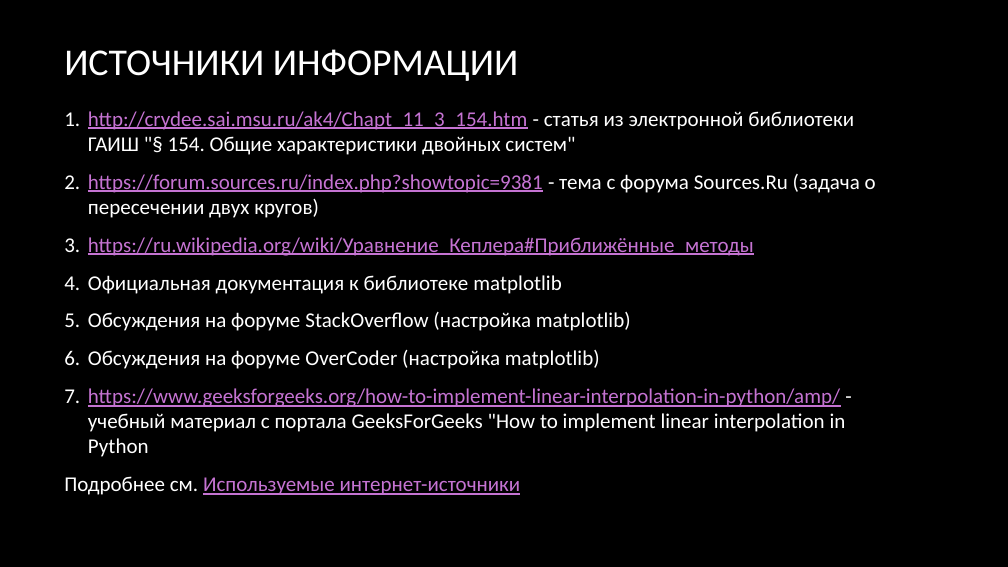
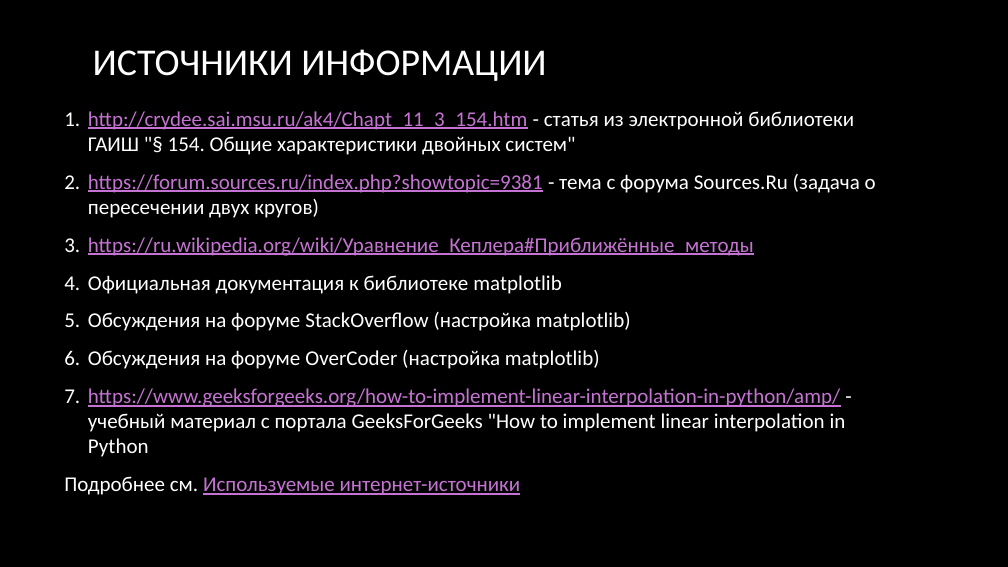
Before and after one commit to wsadqert/scientificProject, a slide deck: slide 14 of src/Компьютерное моделирование кривой блеска затменной звёздной системы.pptx (slide 10 before the commit). Drawn at 1008x567 pixels with LibreOffice and Linux fonts; fonts in the diff are those of the drawing; background and template pictures are left out. Boxes give left, top, right and bottom in pixels: in the first picture for what was removed or moved away, otherwise in the second. Text is boxed around its words. In the diff, an @@ line names an element or a change of style, - is before the commit and + after.

Commit message:
updated presentation

```diff
--- a/src/Компьютерное моделирование кривой блеска затменной звёздной системы.pptx
+++ b/src/Компьютерное моделирование кривой блеска затменной звёздной системы.pptx
@@ title "ИСТОЧНИКИ ИНФОРМАЦИИ": place and size @@
-title "ИСТОЧНИКИ ИНФОРМАЦИИ" at <box>64,49,518,81</box>
+title "ИСТОЧНИКИ ИНФОРМАЦИИ" at <box>93,49,546,81</box>
```
Also in this commit, not shown: 2 other slides changed, 5 slides added, 1 slide removed.
